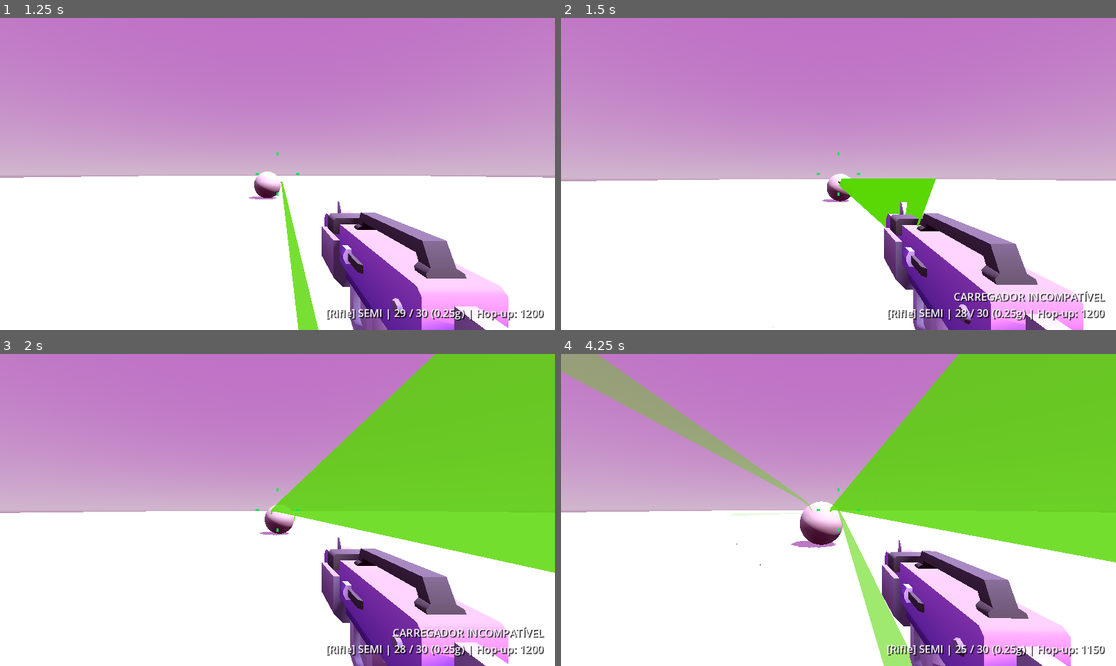
Above: before the commit, frames 1-4 (two rows, left to right).
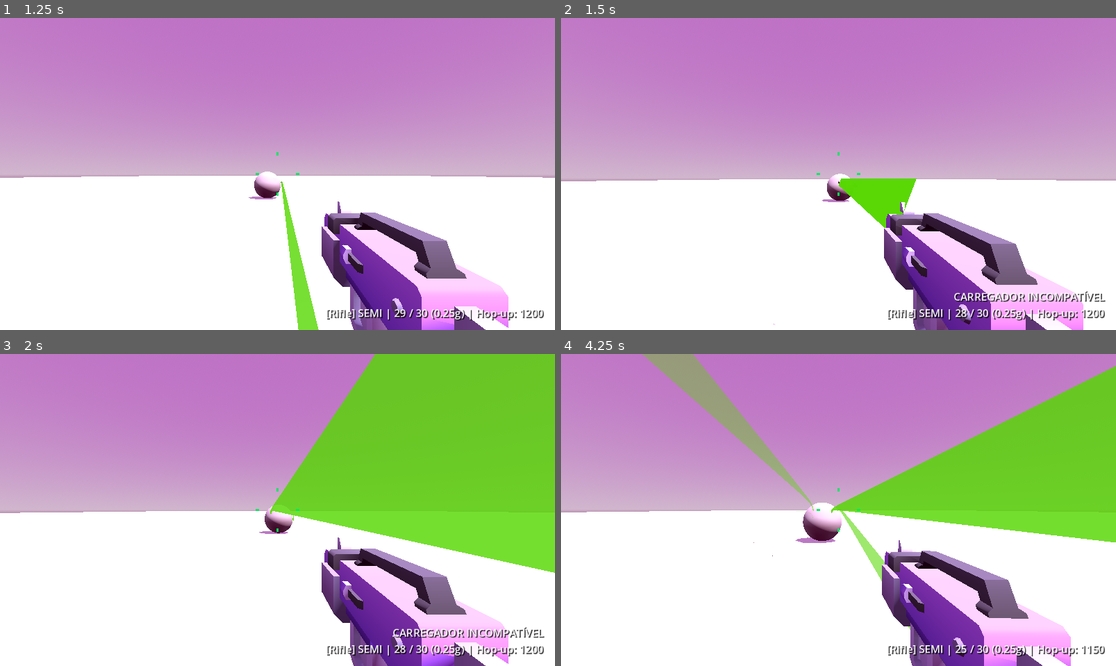
Above: after the commit, the same moments.

Repository: GuilhermeKaio/airsoft
Game: Godot game, scene res://Scenes/main.tscn
Two runs of this game, one before a commit and one after it. Both use one fixed random seed, a clock stepped at 60 frames per second and the inputs below.
Inputs (mouse positions are in pixels of both pictures, inside the frame that each line leads up to):
- Up to frame 1 (1.25 s): tap Enter at 0.5 s; move the mouse to (305, 174) at 0.52 s; hold W (move_forward) from 0.53 s (still down); hold Shift (sprint) from 0.53 s (still down); click (305, 174) at 0.6 s; tap Space (jump) at 0.77, 1.07 s
- Up to frame 2 (1.5 s): keep holding W (move_forward); move the mouse to (810, 174) at 1.27 s; release Shift (sprint) at 1.28 s; tap Shift (sprint) at 1.35 s; click (810, 174) at 1.42 s
- Up to frame 3 (2 s): keep holding W (move_forward); tap Space (jump) at 1.52, 1.55, 1.82 s
- Up to frame 4 (4.25 s): keep holding W (move_forward); move the mouse to (849, 503) at 2.02 s; tap Space (jump) at 2.1, 3.02, 3.32, 3.77, 3.8, 4.07 s; click (849, 503) at 2.3 s; move the mouse to (832, 516) at 2.77 s; click (832, 516) at 2.85 s; tap Shift (sprint) at 3.05 s; move the mouse to (877, 513) at 3.52 s; hold Mouse wheel down (hopup_decrease) from 3.53 s (still down); click (877, 513) at 3.67 s; tap R (reload) at 4.15 s

Frame 1 is identical in both runs. In frame 2, 0.8% of the frame differs, in the area x 38-84%, y 49-100%; in frame 3, 3.2%; in frame 4, 17%, in the area x 0-100%, y 0-100%.

Commit message:
feat(movement): implement advanced movement system (bunny hop & air strafe - SRS Adicionais 4)

Diff:
--- a/Scripts/fps_camera_look.gd
+++ b/Scripts/fps_camera_look.gd
@@ -1,4 +1,6 @@
 extends Camera3D
+
+signal mouse_yaw_rotated(yaw_delta_rad: float)
 
 const VALORANT_DEG_PER_COUNT: float = 0.07
 const VALORANT_RADIAN_FACTOR: float = 0.0012217304764
@@ -16,6 +18,7 @@
 
 var _is_active_camera: bool = false
 var uncompensated_recoil: Vector2 = Vector2.ZERO # x: yaw (rad), y: pitch (rad)
+var last_yaw_delta: float = 0.0
 
 
 func apply_recoil(pitch_deg: float, yaw_deg: float) -> void:
@@ -111,6 +114,11 @@
 			uncompensated_recoil.x += comp
 
 		rotate_y(-mouse_dx)
+		last_yaw_delta = -mouse_dx
+		mouse_yaw_rotated.emit(-mouse_dx)
+		var p = get_parent()
+		if p and p.has_method("register_yaw_delta"):
+			p.register_yaw_delta(-mouse_dx)
 
 		var new_pitch: float = rotation.x - mouse_dy
 		rotation.x = clampf(new_pitch, deg_to_rad(min_pitch_deg), deg_to_rad(max_pitch_deg))
--- a/Scripts/player.gd
+++ b/Scripts/player.gd
@@ -13,6 +13,14 @@
 signal estado_cinematico_alterado(novo_estado: int)
 signal accuracy_deadzone_entered()
 signal accuracy_deadzone_exited()
+
+# Sinais de Movimentação Avançada (SRS Adicionais Seção 4)
+signal bunny_hop_performed(speed: float)
+signal bunny_hop_executado(velocidade: float)
+signal bunny_hop_failed()
+signal bunny_hop_falhou()
+signal air_strafe_accelerated(speed: float, delta_speed: float)
+signal air_strafe_acelerado(velocidade: float, delta_velocidade: float)
 
 enum KinematicState {
 	STATIONARY = 0,
@@ -47,6 +55,23 @@
 @export var ground_friction: float = 28.0
 @export var counter_strafe_multiplier: float = 2.5
 
+@export_group("Advanced Movement (Bunny Hop & Air Strafe - SRS Adicionais Seção 4)")
+@export var bunny_hop_enabled: bool = true
+@export var bhop_jump_window: float = 0.1 # Janela de tolerância <= 0.1s (SRS 4.1.1)
+@export var bhop_max_speed: float = 15.0 # Teto máximo configurável (SRS 4.1.3: 15.0 m/s)
+@export var bhop_jump_boost: float = 0.2 # Preservação / pequeno incremento por salto perfeito
+@export var air_acceleration: float = 12.0 # air_accel (SRS 4.1.2)
+@export var air_strafe_efficiency_min: float = 0.2
+@export var jump_buffer_time: float = 0.1
+
+var time_on_floor: float = 0.0
+var jump_buffer_timer: float = 0.0
+var was_on_floor: bool = true
+var is_bunny_hopping: bool = false
+var accumulated_yaw_delta: float = 0.0
+var _last_camera_yaw: float = 0.0
+var _is_currently_air_strafing: bool = false
+
 var current_movement_spread: float = 0.0
 var _last_emitted_spread: float = -999.0
 var _last_kinematic_state: int = -1
@@ -408,19 +433,78 @@
 		dispersao_movimento_alterada.emit(current_movement_spread, int(state))
 
 
-func _physics_process(delta: float) -> void:
-	if not is_on_floor():
+func register_yaw_delta(delta_rad: float) -> void:
+	accumulated_yaw_delta += delta_rad
+
+
+func get_time_on_floor() -> float:
+	return time_on_floor
+
+
+func is_air_strafing() -> bool:
+	return _is_currently_air_strafing
+
+
+func can_bunny_hop() -> bool:
+	return bunny_hop_enabled and is_player_on_floor() and time_on_floor <= bhop_jump_window
+
+
+func get_bhop_max_speed() -> float:
+	return bhop_max_speed
+
+
+func set_bhop_max_speed(value: float) -> void:
+	bhop_max_speed = value
+
+
+func calculate_air_strafe_acceleration(wish_dir: Vector3, yaw_delta: float, cur_vel: Vector3, delta: float) -> Vector3:
+	var vel_h := Vector3(cur_vel.x, 0.0, cur_vel.z)
+	var h_speed := vel_h.length()
+	if h_speed < 0.05:
+		return wish_dir.normalized() * (air_acceleration * delta)
+
+	var v_norm := vel_h.normalized()
+	var u_wish := Vector3(wish_dir.x, 0.0, wish_dir.z).normalized()
+	var alignment := u_wish.dot(v_norm)
+	var eff := clampf(maxf(alignment, air_strafe_efficiency_min), 0.0, 1.0)
+
+	var cross_y := v_norm.cross(u_wish).y
+	var strafe_side := signf(cross_y)
+	if absf(strafe_side) < 0.01:
+		strafe_side = 1.0
+
+	var p_perp: Vector3 = (Vector3.UP.cross(v_norm) if strafe_side > 0.0 else v_norm.cross(Vector3.UP)).normalized()
+	var a_mag := air_acceleration * eff
+	var delta_speed := a_mag * delta
+	var new_speed := minf(h_speed + delta_speed, bhop_max_speed)
+
+	var turn_injection := p_perp * (a_mag * delta / maxf(h_speed, 1.0))
+	var new_dir := (v_norm + turn_injection).normalized()
+	var new_vel := new_dir * new_speed
+	return new_vel - vel_h
+
+
+func process_movement(delta: float, input_dir: Vector2, jump_pressed: bool, sprint_pressed: bool, yaw_delta: float) -> void:
+	var on_floor := is_player_on_floor()
+
+	if on_floor and not was_on_floor:
+		time_on_floor = 0.0
+		was_on_floor = true
+
+	if not on_floor:
 		velocity.y -= gravity * delta
-
-	if Input.is_action_just_pressed("jump") and is_on_floor():
-		velocity.y = jump_velocity
-
-	var input_dir := Vector2(
-		Input.get_action_strength("move_right") - Input.get_action_strength("move_left"),
-		Input.get_action_strength("move_back") - Input.get_action_strength("move_forward")
-	)
-
+		time_on_floor = 0.0
+		was_on_floor = false
+
+	# Jump buffer timer tracking
+	if jump_pressed:
+		jump_buffer_timer = jump_buffer_time
+	elif jump_buffer_timer > 0.0:
+		jump_buffer_timer = maxf(0.0, jump_buffer_timer - delta)
+
+	# Camera direction vectors
 	var direction := Vector3.ZERO
+	var cam_right := Vector3.RIGHT
 	if main_camera:
 		var cam_basis := main_camera.global_transform.basis
 		var forward := -cam_basis.z
@@ -430,28 +514,151 @@
 		var right := cam_basis.x
 		right.y = 0.0
 		right = right.normalized()
+		cam_right = right
 
 		direction = (forward * -input_dir.y + right * input_dir.x)
 		if direction.length() > 0.0:
 			direction = direction.normalized()
-
-	# Andando (Shift): 1.0 m/s < v_h <= 3.0 m/s. Correndo: v_h > 3.0 m/s
-	var is_walking := Input.is_action_pressed("sprint")
+	else:
+		direction = Vector3(input_dir.x, 0.0, input_dir.y)
+		if direction.length() > 0.0:
+			direction = direction.normalized()
+
+	var is_walking := sprint_pressed
 	var target_speed := walk_speed if is_walking else speed
-
 	var cur_h_vel := Vector2(velocity.x, velocity.z)
-	if direction.length_squared() > 0.0:
-		var wish_h_vel := Vector2(direction.x, direction.z) * target_speed
-		# Detecção de Counter-Strafing: frenagem ativa contra inércia oposta
-		var is_counter_strafing := cur_h_vel.length_squared() > 0.1 and cur_h_vel.normalized().dot(wish_h_vel.normalized()) < -0.1
-		var accel := ground_acceleration * (counter_strafe_multiplier if is_counter_strafing else 1.0)
-		cur_h_vel = cur_h_vel.move_toward(wish_h_vel, accel * delta)
-	else:
-		# Sem input direcional: atrito desacelera até a zona morta (deadzone)
-		cur_h_vel = cur_h_vel.move_toward(Vector2.ZERO, ground_friction * delta)
+	var current_speed := cur_h_vel.length()
+	var want_jump: bool = jump_pressed or jump_buffer_timer > 0.0
+
+	_is_currently_air_strafing = false
+
+	if on_floor:
+		if want_jump:
+			# Check Bunny Hop timing window (SRS 4.1.1: <= 0.1s)
+			if bunny_hop_enabled and time_on_floor <= bhop_jump_window:
+				# PERFECT BUNNY HOP JUMP!
+				velocity.y = jump_velocity
+				jump_buffer_timer = 0.0
+				time_on_floor = 0.0
+				was_on_floor = false
+				is_bunny_hopping = true
+
+				# Horizontal velocity is preserved without floor friction!
+				if current_speed > 0.1 and bhop_jump_boost > 0.0:
+					current_speed = minf(current_speed + bhop_jump_boost, bhop_max_speed)
+					cur_h_vel = cur_h_vel.normalized() * current_speed
+
+				bunny_hop_performed.emit(current_speed)
+				bunny_hop_executado.emit(current_speed)
+
+				velocity.x = cur_h_vel.x
+				velocity.z = cur_h_vel.y
+				return
+			else:
+				# Normal jump after timing window expired or bhop disabled
+				velocity.y = jump_velocity
+				jump_buffer_timer = 0.0
+				was_on_floor = false
+				is_bunny_hopping = false
+
+		time_on_floor += delta
+
+		# Rhythm loss penalty (SRS 4.1.4: > 0.1s without jump)
+		if time_on_floor > bhop_jump_window:
+			if is_bunny_hopping:
+				is_bunny_hopping = false
+				bunny_hop_failed.emit()
+				bunny_hop_falhou.emit()
+
+			if current_speed > target_speed:
+				current_speed = target_speed
+				cur_h_vel = cur_h_vel.normalized() * current_speed
+
+			# Regular ground acceleration and friction
+			if direction.length_squared() > 0.0:
+				var wish_h_vel := Vector2(direction.x, direction.z) * target_speed
+				var is_counter_strafing := cur_h_vel.length_squared() > 0.1 and cur_h_vel.normalized().dot(wish_h_vel.normalized()) < -0.1
+				var accel := ground_acceleration * (counter_strafe_multiplier if is_counter_strafing else 1.0)
+				cur_h_vel = cur_h_vel.move_toward(wish_h_vel, accel * delta)
+			else:
+				cur_h_vel = cur_h_vel.move_toward(Vector2.ZERO, ground_friction * delta)
+		else:
+			# Within the jump timing window (<= 0.1s):
+			# Normal floor friction is NOT applied! Inherent velocity preserved!
+			pass
+
+	else: # Airborne (not on_floor)
+		was_on_floor = false
+
+		# Air Strafe Acceleration (SRS 4.1.2)
+		# Exclusively strafing: lateral keys pressed, no forward/backward
+		var is_lateral_only: bool = absf(input_dir.x) > 0.1 and absf(input_dir.y) < 0.1
+		if is_lateral_only and bunny_hop_enabled:
+			var strafe_side: float = signf(input_dir.x) # -1.0 = left, +1.0 = right
+
+			# Coordinated turning:
+			# Turning left: yaw_delta > 0.0001 (positive Y rotation in Godot)
+			# Turning right: yaw_delta < -0.0001 (negative Y rotation in Godot)
+			var is_turning_left: bool = yaw_delta > 0.0001
+			var is_turning_right: bool = yaw_delta < -0.0001
+			var is_coordinated: bool = (strafe_side < 0.0 and is_turning_left) or (strafe_side > 0.0 and is_turning_right)
+
+			if is_coordinated:
+				_is_currently_air_strafing = true
+				var vel_3d := Vector3(cur_h_vel.x, 0.0, cur_h_vel.y)
+				var h_speed := vel_3d.length()
+				var wish_dir_3d: Vector3 = cam_right * strafe_side
+
+				if h_speed > 0.05:
+					var v_norm := vel_3d / h_speed
+					var alignment := wish_dir_3d.dot(v_norm)
+					var eff := clampf(maxf(alignment, air_strafe_efficiency_min), 0.0, 1.0)
+
+					# a_strafe = air_accel * (u_wish dot v_horizontal)
+					var a_mag := air_acceleration * eff
+					var delta_speed := a_mag * delta
+					var new_speed := minf(h_speed + delta_speed, bhop_max_speed)
+
+					# Vector perpendicular to velocity in the direction of the strafe
+					var p_perp: Vector3 = Vector3.UP.cross(v_norm) if strafe_side < 0.0 else v_norm.cross(Vector3.UP)
+					var turn_factor := clampf(absf(yaw_delta) * 5.0, 0.05, 0.6)
+					var turn_injection := p_perp * (a_mag * delta / maxf(h_speed, 1.0) + turn_factor)
+					var new_dir := (v_norm + turn_injection).normalized()
+
+					var new_vel_3d := new_dir * new_speed
+					cur_h_vel = Vector2(new_vel_3d.x, new_vel_3d.z)
+
+					air_strafe_accelerated.emit(new_speed, delta_speed)
+					air_strafe_acelerado.emit(new_speed, delta_speed)
+				else:
+					cur_h_vel += Vector2(wish_dir_3d.x, wish_dir_3d.z) * (air_acceleration * delta)
+
+	# Clamping to max allowed bhop speed (SRS 4.1.3)
+	if cur_h_vel.length() > bhop_max_speed:
+		cur_h_vel = cur_h_vel.normalized() * bhop_max_speed
 
 	velocity.x = cur_h_vel.x
 	velocity.z = cur_h_vel.y
 
-	move_and_slide()
+
+func _physics_process(delta: float) -> void:
+	var input_dir := Vector2(
+		Input.get_action_strength("move_right") - Input.get_action_strength("move_left"),
+		Input.get_action_strength("move_back") - Input.get_action_strength("move_forward")
+	)
+	var jump_pressed := Input.is_action_just_pressed("jump")
+	var sprint_pressed := Input.is_action_pressed("sprint")
+
+	var current_cam_yaw := main_camera.global_rotation.y if main_camera else 0.0
+	var yaw_delta := accumulated_yaw_delta
+	accumulated_yaw_delta = 0.0
+
+	if absf(yaw_delta) < 0.0001 and main_camera:
+		yaw_delta = wrapf(current_cam_yaw - _last_camera_yaw, -PI, PI)
+	_last_camera_yaw = current_cam_yaw
+
+	process_movement(delta, input_dir, jump_pressed, sprint_pressed, yaw_delta)
+
+	if is_inside_tree():
+		move_and_slide()
 	update_movement_spread(delta)
--- a/tests/runner.gd
+++ b/tests/runner.gd
@@ -383,6 +383,31 @@
 			print("  [PASSED] %s" % m)
 			passed += 1
 
+	# 17. Advanced Movement (Bunny Hop & Air Strafe - SRS Adicionais Seção 4)
+	var bhop_test = load("res://tests/test_advanced_movement.gd").new()
+	var bhop_methods = [
+		"test_jump_timing_window_and_inertia_preservation",
+		"test_rhythm_loss_penalty_after_window",
+		"test_air_strafe_left_coordination_and_acceleration",
+		"test_air_strafe_right_coordination_and_acceleration",
+		"test_uncoordinated_strafe_rejection",
+		"test_speed_clamping_to_max_bhop_speed",
+		"test_jump_buffering",
+		"test_air_strafe_helper_formula_and_vectors",
+		"test_can_bunny_hop_predicate"
+	]
+
+	print("\n[Advanced Movement (Bunny Hop & Air Strafe - SRS Adicionais Seção 4)]")
+	for m in bhop_methods:
+		bhop_test._reset()
+		bhop_test.call(m)
+		if bhop_test._failed:
+			print("  [FAILED] %s -> %s" % [m, bhop_test._message])
+			failed += 1
+		else:
+			print("  [PASSED] %s" % m)
+			passed += 1
+
 	print("\n==================================================")
 	print("--- TOTAL: %d passed, %d failed ---" % [passed, failed])
 	print("==================================================")
--- /dev/null
+++ b/tests/test_advanced_movement.gd
@@ -0,0 +1,295 @@
+extends RefCounted
+
+const PlayerClass = preload("res://Scripts/player.gd")
+
+var _failed: bool = false
+var _message: String = ""
+var _assertion_count: int = 0
+
+func _reset() -> void:
+	_failed = false
+	_message = ""
+	_assertion_count = 0
+
+func assert_true(condition: bool, msg: String = "") -> void:
+	_assertion_count += 1
+	if _failed:
+		return
+	if not condition:
+		_failed = true
+		_message = msg if msg != "" else "Expected true, got false"
+
+func assert_false(condition: bool, msg: String = "") -> void:
+	_assertion_count += 1
+	if _failed:
+		return
+	if condition:
+		_failed = true
+		_message = msg if msg != "" else "Expected false, got true"
+
+func assert_eq(actual: Variant, expected: Variant, msg: String = "") -> void:
+	_assertion_count += 1
+	if _failed:
+		return
+	if actual != expected:
+		_failed = true
+		_message = msg if msg != "" else ("Expected %s, got %s" % [str(expected), str(actual)])
+
+func assert_almost_eq(actual: float, expected: float, tolerance: float = 0.05, msg: String = "") -> void:
+	_assertion_count += 1
+	if _failed:
+		return
+	if abs(actual - expected) > tolerance:
+		_failed = true
+		_message = msg if msg != "" else ("Expected ~%f, got %f (diff: %f > %f)" % [expected, actual, abs(actual - expected), tolerance])
+
+func assert_in_range(val: float, min_val: float, max_val: float, msg: String = "") -> void:
+	_assertion_count += 1
+	if _failed:
+		return
+	if val < min_val or val > max_val:
+		_failed = true
+		_message = msg if msg != "" else ("Value %f not in range [%f, %f]" % [val, min_val, max_val])
+
+
+## 1. Preservação de Inércia no Solo (Jump Timing Window <= 0.1s) (SRS Adicionais Seção 4.1.1)
+func test_jump_timing_window_and_inertia_preservation() -> void:
+	var player = PlayerClass.new()
+	player.set_on_floor_override(true)
+	player.time_on_floor = 0.0
+	player.was_on_floor = false # Simula acabou de aterrissar
+
+	var initial_speed: float = 9.5
+	player.velocity = Vector3(0.0, 0.0, -initial_speed)
+
+	var bhop_performed := [false]
+	var recorded_speed := [0.0]
+	player.bunny_hop_performed.connect(func(spd: float):
+		bhop_performed[0] = true
+		recorded_speed[0] = spd
+	)
+
+	# Salto acionado dentro da janela de tolerância (0.05s <= 0.1s)
+	player.process_movement(0.05, Vector2.ZERO, true, false, 0.0)
+
+	assert_true(bhop_performed[0], "Bunny hop signal should be emitted on timed jump")
+	assert_true(player.is_bunny_hopping, "Player should be in bunny hopping state")
+	assert_eq(player.velocity.y, player.jump_velocity, "Vertical jump velocity must be applied")
+	assert_true(player.get_horizontal_speed() >= initial_speed, "Horizontal inertia must be preserved without ground friction")
+	assert_almost_eq(recorded_speed[0], player.get_horizontal_speed(), 0.01, "Emitted speed should match horizontal speed")
+
+	player.free()
+
+
+## 2. Penalidade de Perda de Ritmo (> 0.1s no Chão sem Saltar) (SRS Adicionais Seção 4.1.4)
+func test_rhythm_loss_penalty_after_window() -> void:
+	var player = PlayerClass.new()
+	player.set_on_floor_override(true)
+	player.time_on_floor = 0.0
+	player.was_on_floor = true
+	player.is_bunny_hopping = true
+	player.speed = 5.0
+
+	# Jogador aterrissa correndo para frente com alta velocidade (11.0 m/s)
+	player.velocity = Vector3(0.0, 0.0, -11.0)
+
+	var bhop_failed := [false]
+	player.bunny_hop_failed.connect(func(): bhop_failed[0] = true)
+
+	# Frame 1: 0.06s no chão sem saltar (tempo acumulado = 0.06s <= 0.1s, inércia preservada)
+	player.process_movement(0.06, Vector2(0.0, -1.0), false, false, 0.0)
+	assert_false(bhop_failed[0], "Should not fail within 0.1s window")
+	assert_almost_eq(player.get_horizontal_speed(), 11.0, 0.01, "Friction not applied within window")
+
+	# Frame 2: +0.06s no chão (tempo acumulado = 0.12s > 0.1s) -> Perda de ritmo!
+	player.process_movement(0.06, Vector2(0.0, -1.0), false, false, 0.0)
+	assert_true(bhop_failed[0], "bunny_hop_failed emitted when exceeding 0.1s on floor without jump")
+	assert_false(player.is_bunny_hopping, "Bunny hopping state cancelled upon rhythm loss")
+	assert_almost_eq(player.get_horizontal_speed(), player.speed, 0.05, "Speed instantly resets to running speed (speed=5.0)")
+
+	# Se soltar as teclas de movimento no chão sem saltar, o atrito desacelera em direção a zero
+	player.process_movement(0.1, Vector2.ZERO, false, false, 0.0)
+	assert_true(player.get_horizontal_speed() < player.speed, "Ground friction decelerates stopped player")
+
+	player.free()
+
+
+## 3. Aceleração Aérea por Strafe para a Esquerda (SRS Adicionais Seção 4.1.2)
+func test_air_strafe_left_coordination_and_acceleration() -> void:
+	var player = PlayerClass.new()
+	player.set_on_floor_override(false) # No ar
+
+	var initial_speed: float = 6.0
+	player.velocity = Vector3(0.0, 0.0, -initial_speed) # Indo para frente (-Z)
+
+	var strafe_signal_called := [false]
+	var emitted_speed := [0.0]
+	var emitted_delta := [0.0]
+	player.air_strafe_accelerated.connect(func(spd: float, d_spd: float):
+		strafe_signal_called[0] = true
+		emitted_speed[0] = spd
+		emitted_delta[0] = d_spd
+	)
+
+	# Pressiona exclusivamente tecla de strafe esquerda (input_dir.x = -1.0, input_dir.y = 0.0)
+	# E rotaciona a câmera para a esquerda (yaw_delta > 0 em radianos)
+	var delta: float = 0.05
+	player.process_movement(delta, Vector2(-1.0, 0.0), false, false, 0.06)
+
+	assert_true(strafe_signal_called[0], "air_strafe_accelerated signal should be emitted")
+	assert_true(emitted_delta[0] > 0.0, "Delta speed should be positive during coordinated air strafe")
+	var final_speed: float = player.get_horizontal_speed()
+	assert_true(final_speed > initial_speed, "Speed should strictly increase from air strafe acceleration")
+	assert_true(player.velocity.x < 0.0, "Velocity should turn left into negative X")
+	assert_true(player.is_air_strafing(), "is_air_strafing() should return true during active strafe")
+
+	player.free()
+
+
+## 4. Aceleração Aérea por Strafe para a Direita (SRS Adicionais Seção 4.1.2)
+func test_air_strafe_right_coordination_and_acceleration() -> void:
+	var player = PlayerClass.new()
+	player.set_on_floor_override(false)
+
+	var initial_speed: float = 6.0
+	player.velocity = Vector3(0.0, 0.0, -initial_speed)
+
+	var strafe_signal_called := [false]
+	player.air_strafe_accelerated.connect(func(_s: float, _d: float):
+		strafe_signal_called[0] = true
+	)
+
+	# Pressiona tecla de strafe direita (input_dir.x = 1.0) e vira para a direita (yaw_delta < 0)
+	var delta: float = 0.05
+	player.process_movement(delta, Vector2(1.0, 0.0), false, false, -0.06)
+
+	assert_true(strafe_signal_called[0], "air_strafe_accelerated signal emitted for right strafe")
+	assert_true(player.get_horizontal_speed() > initial_speed, "Speed increases turning right")
+	assert_true(player.velocity.x > 0.0, "Velocity turns right into positive X")
+
+	player.free()
+
+
+## 5. Rejeição de Strafe Não-Coordenado (Anti-Cheat / Precisão Mecânica)
+func test_uncoordinated_strafe_rejection() -> void:
+	var player = PlayerClass.new()
+	player.set_on_floor_override(false)
+
+	var initial_speed: float = 6.0
+	player.velocity = Vector3(0.0, 0.0, -initial_speed)
+
+	# Caso A: Strafe esquerda mas virando câmera para a direita (yaw_delta < 0) -> Conflito
+	player.process_movement(0.05, Vector2(-1.0, 0.0), false, false, -0.05)
+	assert_false(player.is_air_strafing(), "Uncoordinated strafe (left input + right turn) rejected")
+	assert_almost_eq(player.get_horizontal_speed(), initial_speed, 0.01, "No air strafe speed gain on conflict")
+
+	# Caso B: Strafe direita mas virando câmera para a esquerda (yaw_delta > 0) -> Conflito
+	player.velocity = Vector3(0.0, 0.0, -initial_speed)
+	player.process_movement(0.05, Vector2(1.0, 0.0), false, false, 0.05)
+	assert_false(player.is_air_strafing(), "Uncoordinated strafe (right input + left turn) rejected")
+	assert_almost_eq(player.get_horizontal_speed(), initial_speed, 0.01)
+
+	# Caso C: Não exclusivamente strafe (pressionando W + A: input_dir.y != 0)
+	player.velocity = Vector3(0.0, 0.0, -initial_speed)
+	player.process_movement(0.05, Vector2(-1.0, -1.0), false, false, 0.05)
+	assert_false(player.is_air_strafing(), "Non-exclusive strafe (moving forward while strafing) rejected")
+
+	# Caso D: Sem rotação de câmera (yaw_delta = 0)
+	player.velocity = Vector3(0.0, 0.0, -initial_speed)
+	player.process_movement(0.05, Vector2(-1.0, 0.0), false, false, 0.0)
+	assert_false(player.is_air_strafing(), "Strafe without turning camera gives no acceleration")
+
+	player.free()
+
+
+## 6. Limite e Balanceamento de Velocidade Máxima (Speed Clamping <= 15.0 m/s) (SRS Adicionais Seção 4.1.3)
+func test_speed_clamping_to_max_bhop_speed() -> void:
+	var player = PlayerClass.new()
+	player.set_on_floor_override(false)
+	player.bhop_max_speed = 15.0
+
+	# Jogador já no teto máximo
+	player.velocity = Vector3(0.0, 0.0, -15.0)
+
+	# Executa strafe coordenado repetidas vezes
+	for i in range(10):
+		player.process_movement(0.05, Vector2(-1.0, 0.0), false, false, 0.05)
+
+	var final_speed: float = player.get_horizontal_speed()
+	assert_true(final_speed <= 15.0001, "Horizontal speed must be strictly clamped to bhop_max_speed (15.0 m/s)")
+	assert_almost_eq(final_speed, 15.0, 0.01, "Horizontal speed capped at 15.0 m/s")
+
+	# Tentativa com velocidade inicial acima do teto é imediatamente contida
+	player.velocity = Vector3(20.0, 0.0, 0.0)
+	player.process_movement(0.016, Vector2.ZERO, false, false, 0.0)
+	assert_almost_eq(player.get_horizontal_speed(), 15.0, 0.01, "Excess velocity clamped to bhop_max_speed")
+
+	player.free()
+
+
+## 7. Buffer de Salto (Jump Buffering <= 0.1s antes de Tocar o Solo)
+func test_jump_buffering() -> void:
+	var player = PlayerClass.new()
+	player.set_on_floor_override(false) # No ar
+	player.velocity = Vector3(0.0, -2.0, -8.0)
+
+	var bhop_performed := [false]
+	player.bunny_hop_performed.connect(func(_s): bhop_performed[0] = true)
+
+	# Jogador aperta pulo no ar (0.05s antes de pousar)
+	player.process_movement(0.05, Vector2.ZERO, true, false, 0.0)
+	assert_true(player.jump_buffer_timer > 0.0, "Jump buffer timer should be active")
+	assert_false(bhop_performed[0], "Should not trigger bunny hop while still airborne")
+
+	# No frame seguinte, toca o solo (sem apertar o botão novamente)
+	player.set_on_floor_override(true)
+	player.process_movement(0.016, Vector2.ZERO, false, false, 0.0)
+
+	assert_true(bhop_performed[0], "Buffered jump should execute Bunny Hop immediately upon landing")
+	assert_eq(player.velocity.y, player.jump_velocity, "Vertical jump velocity applied via buffer")
+	assert_true(player.get_horizontal_speed() >= 8.0, "Momentum preserved through buffered bunny hop")
+
+	player.free()
+
+
+## 8. Helper de Aceleração e Vetor Perpendicular (SRS Adicionais Seção 4.1.2)
+func test_air_strafe_helper_formula_and_vectors() -> void:
+	var player = PlayerClass.new()
+	player.air_acceleration = 12.0
+	player.bhop_max_speed = 15.0
+
+	var cur_vel := Vector3(0.0, 0.0, -5.0)
+	var wish_dir := Vector3(-1.0, 0.0, 0.0) # Wish para esquerda
+	var accel_vec: Vector3 = player.calculate_air_strafe_acceleration(wish_dir, 0.05, cur_vel, 0.05)
+
+	# Aceleração deve ter componente na direção do strafe (-X)
+	assert_true(accel_vec.x < 0.0, "Acceleration vector must pull in strafe direction")
+	var resulting_speed: float = (cur_vel + accel_vec).length()
+	assert_true(resulting_speed > cur_vel.length(), "Resulting speed must exceed initial speed")
+
+	player.free()
+
+
+## 9. Predicado can_bunny_hop() e Habilitação
+func test_can_bunny_hop_predicate() -> void:
+	var player = PlayerClass.new()
+	player.set_on_floor_override(true)
+	player.time_on_floor = 0.05 # Dentro de 0.1s
+
+	assert_true(player.can_bunny_hop(), "Can bunny hop when on floor and within window")
+
+	# Passa do tempo de tolerância
+	player.time_on_floor = 0.15
+	assert_false(player.can_bunny_hop(), "Cannot bunny hop when time on floor > 0.1s")
+
+	# Quando no ar
+	player.time_on_floor = 0.02
+	player.set_on_floor_override(false)
+	assert_false(player.can_bunny_hop(), "Cannot bunny hop while in the air")
+
+	# Quando desabilitado
+	player.set_on_floor_override(true)
+	player.bunny_hop_enabled = false
+	assert_false(player.can_bunny_hop(), "Cannot bunny hop when bunny_hop_enabled = false")
+
+	player.free()
Not shown, added: tests/test_advanced_movement.gd.uid
Not shown, changed: .claude/napkin.md
